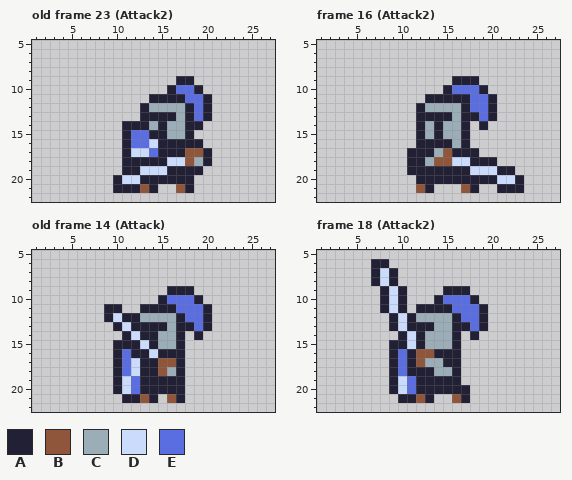
Pixel-art file, stored at assets/knight.aseprite. The picture above was drawn from the file before the commit.
32x30 pixels, 33 frames. Shown: old frame 23 (Attack2): x 1..27, y 5..22; frame 16 (Attack2): x 1..27, y 5..22; old frame 14 (Attack): x 1..27, y 5..22; frame 18 (Attack2): x 1..27, y 5..22. The commit also changed other frames, which this record leaves out.
Visible layers, top first: "sword", "main".
Palette (. is transparent): A #222034  B #8f563b  C #9badb7  D #cbdbfc  E #5b6ee1
Pixels before, old frame 23 (Attack2), first column x 10:
 9 .......AA..
10 ......AEEA.
11 ....AAAAEEA
12 ...ACCCCAEA
13 ...AAAACAEA
14 .AAACACCAA.
15 .AEEAACCA..
16 .AEEDAAAAA.
17 .ADDEAAABBA
18 .AAAAADDBCA
19 .AADDDAAAA.
20 ADDAAAAAA..
21 AAABA..BA..
Pixels before, frame 16 (Attack2), first column x 11:
 9 .....AAA.....
10 ....AEEEA....
11 ..AAAAAEEA...
12 .ACCCCAEEA...
13 .AAAACAAEA...
14 .ACACCA.A....
15 .ACACCA......
16 .AAAACA......
17 AAACBAAA.....
18 AACBBDDAAA...
19 AAAAAAADDDAA.
20 .AAAAAAAAADDA
21 .BA...BA..AAA
Pixels before, old frame 14 (Attack), first column x 9:
 9 .......AAA..
10 ......AEEEA.
11 AA..AAAAEEEA
12 ADAACCCCAEEA
13 .ADAAAACAAEA
14 ..ADAACCA.A.
15 .AAADACCA...
16 .AEAADAAA...
17 .AEDAABBA...
18 .AEDAABCA...
19 .ADEAAAAA...
20 .ADEAAAAA...
21 ..AABA.BA...
Pixels before, frame 18 (Attack2), first column x 7:
 6 AA...........
 7 ADA..........
 8 ADA..........
 9 .ADA....AAA..
10 .ADA...AEEEA.
11 .ADA.AAAAEEEA
12 ..ADACCCCAEEA
13 ..ADAAACCAAEA
14 ...ADACCCA.A.
15 ..AADACCCA...
16 ..AEABBAAA...
17 ..AEABCCAA...
18 ..AEAAACCA...
19 ..ADEAAAAA...
20 ..ADEAAAAAA..
21 ...AABA..BA..
After the commit:
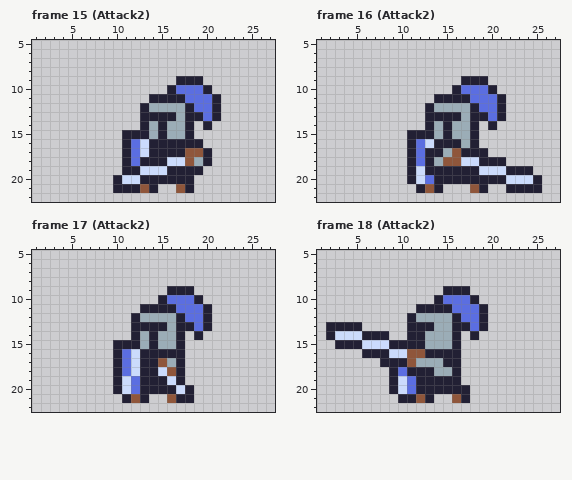
A new or re-ordered frame is compared with the old frame closest to it.
Diff:
frames re-ordered
Changed rows in their new state; - is an unchanged pixel.
Frame 15 (Attack2) against old frame 23 (Attack2), layer "main":
first column x 11:
 9 --------A--
10 --------EA-
11 ---------EA
12 ---------EA
13 --------AEA
14 ..------.A-
15 -AAC-------
16 --DA-------
17 -E-A-------
18 -E---------
Frame 16 (Attack2), layers "sword", "main":
first column x 11:
 9 -----.--A------
10 ----.A--EA-----
11 --.------EA----
12 -.A---CA-EA----
13 -.---AC-AEA----
14 -.ACA-CA.A-----
15 A-ACA-CA-------
16 AED--ACA-------
17 -E-ACB--A------
18 -EAC-B-D--A----
19 -D-----A--D-AA-
20 ADE-------A-DDA
21 -ABA--.BA-.--AA
Frame 17 (Attack2) against old frame 14 (Attack), layers "sword", "main":
first column x 9:
11 ..--------
12 ...-------
13 -..-------
14 --.AC-----
15 ----C-----
16 ---D-A----
17 -------C--
18 ------DB--
19 -------D--
20 --------DA
21 ---BA.---A
Frame 18 (Attack2), layers "sword", "main":
first column x 2:
 6 -----..-----
 7 -----...----
 8 -----...----
 9 ------...---
10 ------...---
11 ------...---
12 -------..---
13 AAAA---..---
14 ADDDAAA-.A--
15 -AAADDD--A--
16 ----AAADDB-A
17 ------A-ABC-
